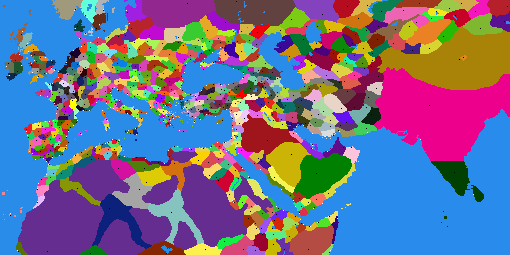
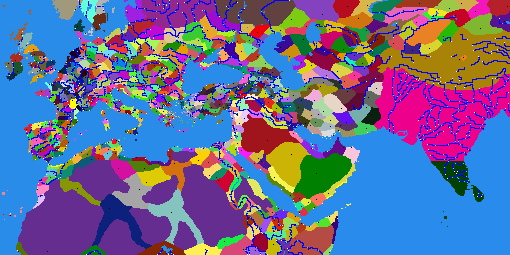
Layers edited between the first and the second 510 × 255 image:
showed "map_features_transparent" over box(3, 0, 510, 255)
